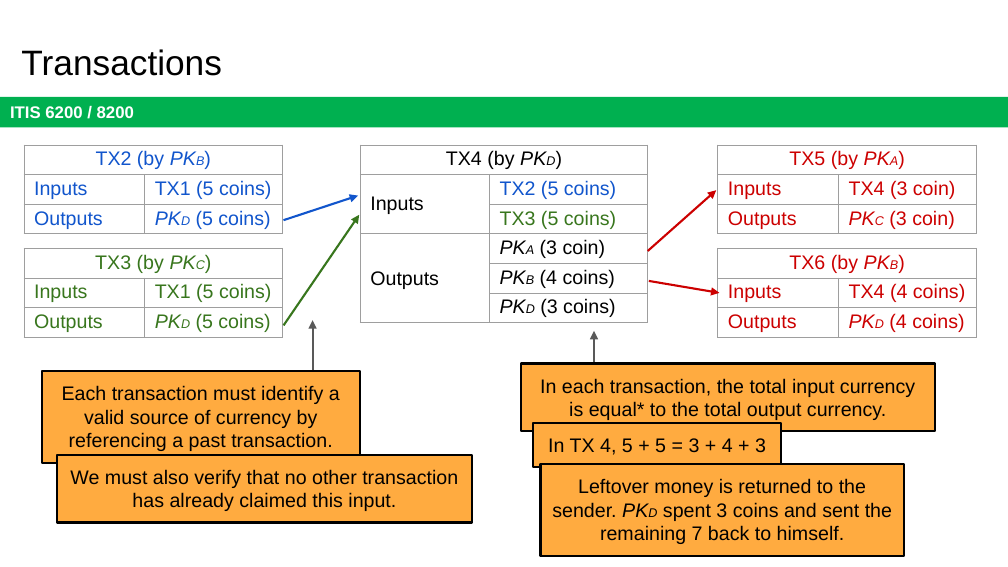
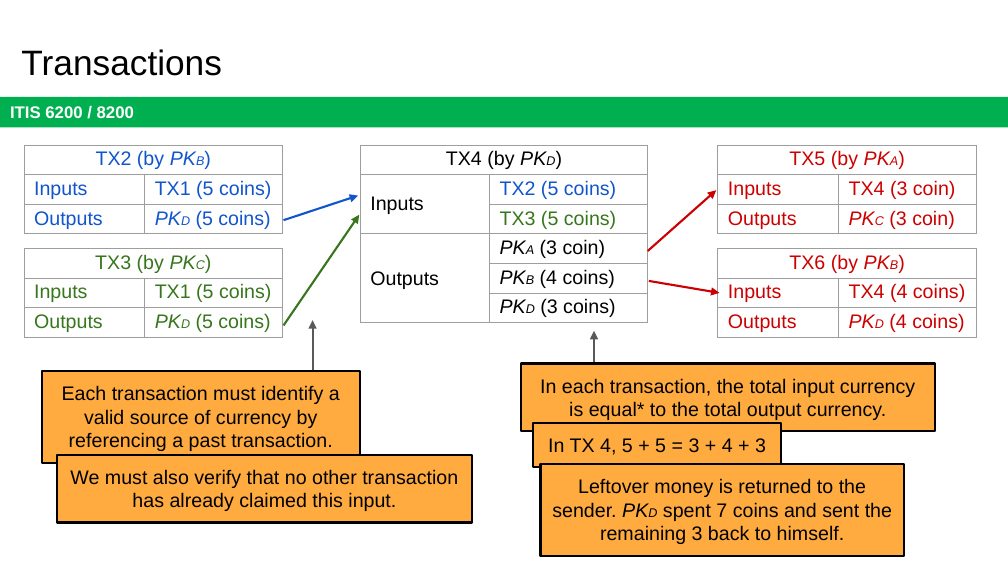
Before and after one commit to jx5c/github.io, a slide deck: slide 12 of teaching/ITIS6200/2023fa/lectures/lec08.pptx (slide 10 before the commit). Drawn at 1008x567 pixels with LibreOffice and Linux fonts; fonts in the diff are those of the drawing. Boxes give left, top, right and bottom in pixels: in the first picture for what was removed or moved away, otherwise in the second. Text is boxed around its words. In the diff, an @@ line names an element or a change of style, - is before the commit and + after.

```diff
--- a/teaching/ITIS6200/2023fa/lectures/lec08.pptx
+++ b/teaching/ITIS6200/2023fa/lectures/lec08.pptx
@@ text in rectangle at (552,478,892,544): text changed @@
-Leftover money is returned to the sender. PKD spent 3 coins and sent the remaining 7 back to himself.
+Leftover money is returned to the sender. PKD spent 7 coins and sent the remaining 3 back to himself.
```
Also in this commit, not shown: 3 other slides changed, 2 slides added, 8 other files.
